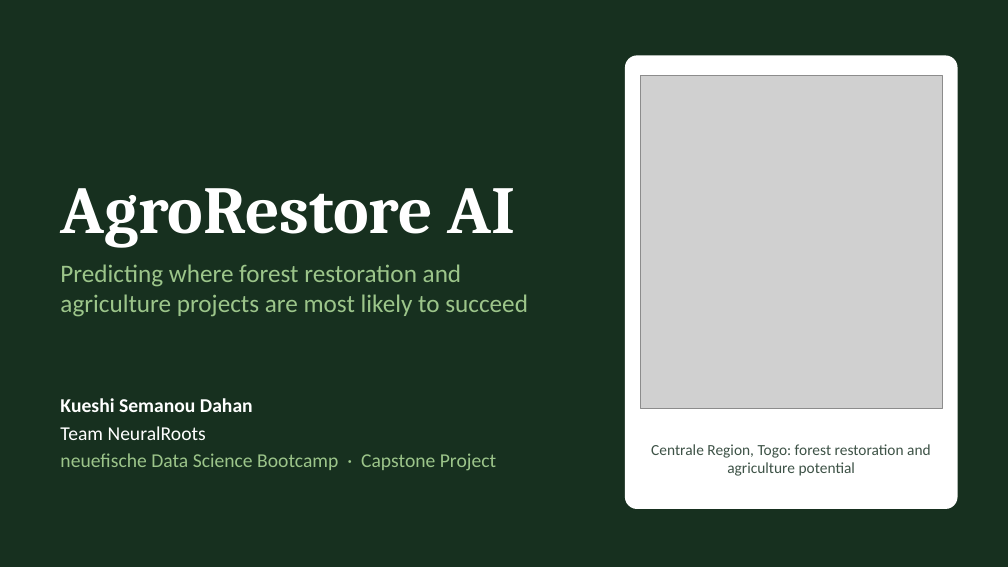
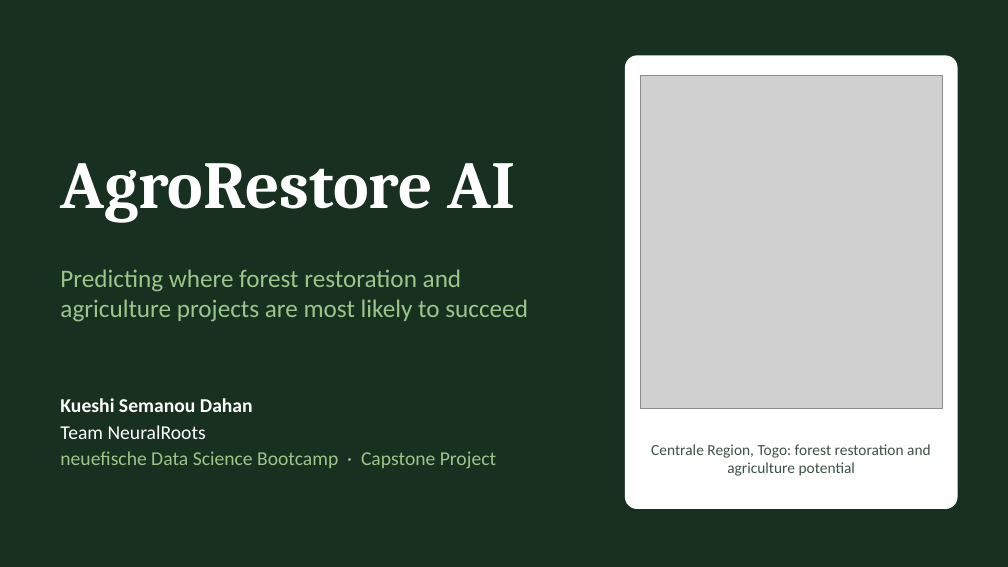
Before and after one commit to TypsonRS/ds-capstoneKSD, a slide deck: slide 1 of PROJECT_DATA_SCIENCE/presentation/AgroRestoreAI_DemoDay.pptx. Drawn at 1008x567 pixels with LibreOffice and Linux fonts; fonts in the diff are those of the drawing; grey boxes stand for pictures. Boxes give left, top, right and bottom in pixels: in the first picture for what was removed or moved away, otherwise in the second. Text is boxed around its words. In the diff, an @@ line names an element or a change of style, - is before the commit and + after.

```diff
--- a/PROJECT_DATA_SCIENCE/presentation/AgroRestoreAI_DemoDay.pptx
+++ b/PROJECT_DATA_SCIENCE/presentation/AgroRestoreAI_DemoDay.pptx
@@ title "AgroRestore AI" at (60,163,516,223): vertical alignment bottom to top @@
@@ text "Predicting where forest restoration and ...": place and size @@
-text "Predicting where forest restoration and ..." at (60,264,528,317)
+text "Predicting where forest restoration and ..." at (60,269,528,322)
```
Also in this commit, not shown: 10 other slides changed, 8 slides removed.
